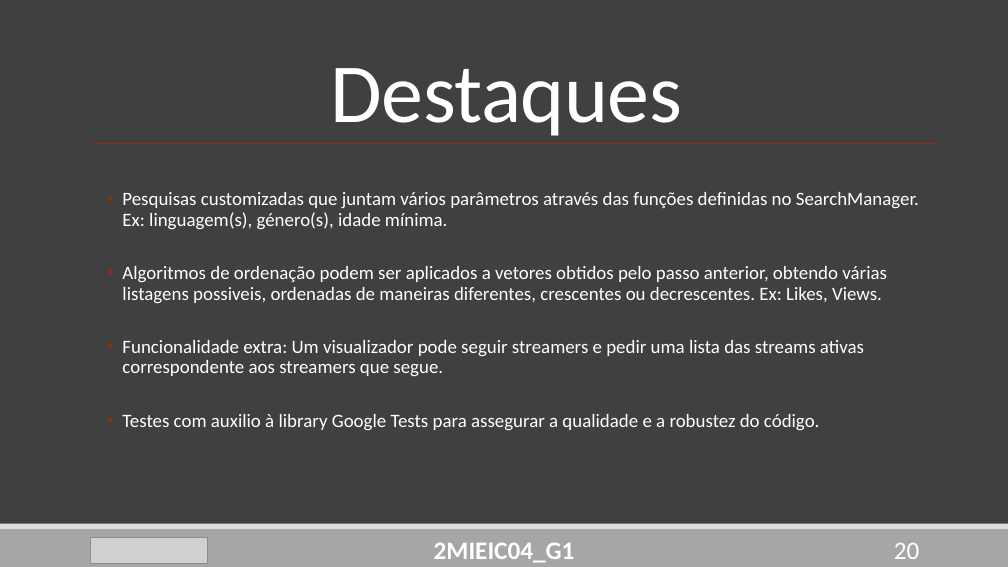
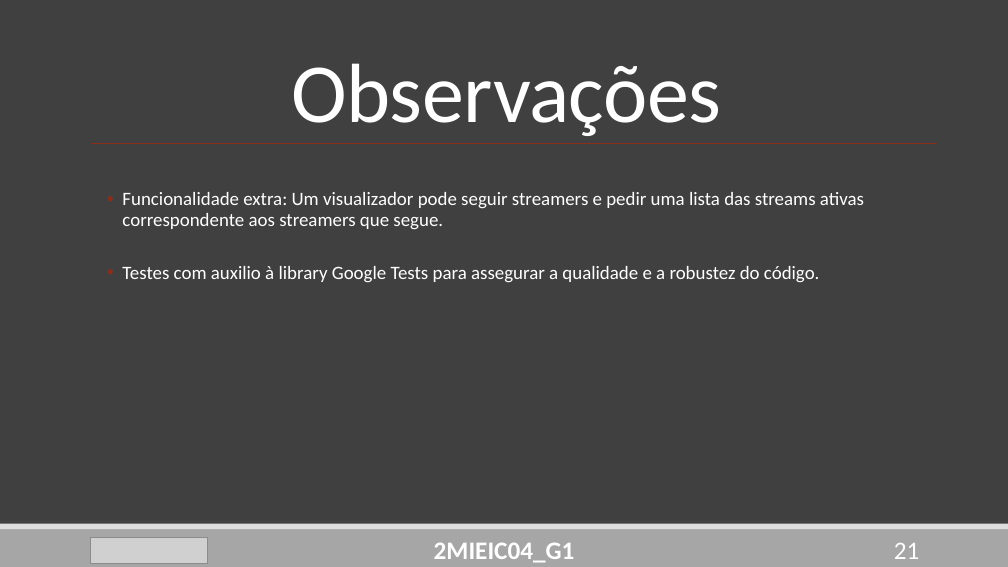
Before and after one commit to DoStini/FEUP-AEDA-proj, a slide deck: slide 21 of StreamZ_Apresentation4.pptx (slide 20 before the commit). Drawn at 1008x567 pixels with LibreOffice and Linux fonts; fonts in the diff are those of the drawing; grey boxes stand for pictures. Boxes give left, top, right and bottom in pixels: in the first picture for what was removed or moved away, otherwise in the second. Text is boxed around its words. In the diff, an @@ line names an element or a change of style, - is before the commit and + after.

Commit message:
Updated presentation

```diff
--- a/StreamZ_Apresentation4.pptx
+++ b/StreamZ_Apresentation4.pptx
@@ title at bbox=[292, 63, 721, 136]: text changed @@
-Destaques
+Observações
@@ text at bbox=[122, 192, 919, 304]: paragraphs removed @@
-  • Pesquisas customizadas que juntam vários parâmetros através das funções definidas no SearchManager. Ex: linguagem(s), género(s), idade mínima.
-  • Algoritmos de ordenação podem ser aplicados a vetores obtidos pelo passo anterior, obtendo várias listagens possiveis, ordenadas de maneiras diferentes, crescentes ou decrescentes. Ex: Likes, Views.
@@ page number at bbox=[894, 543, 920, 559]: text changed @@
-20
+21
```
Also in this commit, not shown: 1 other slide changed, 1 slide added.
